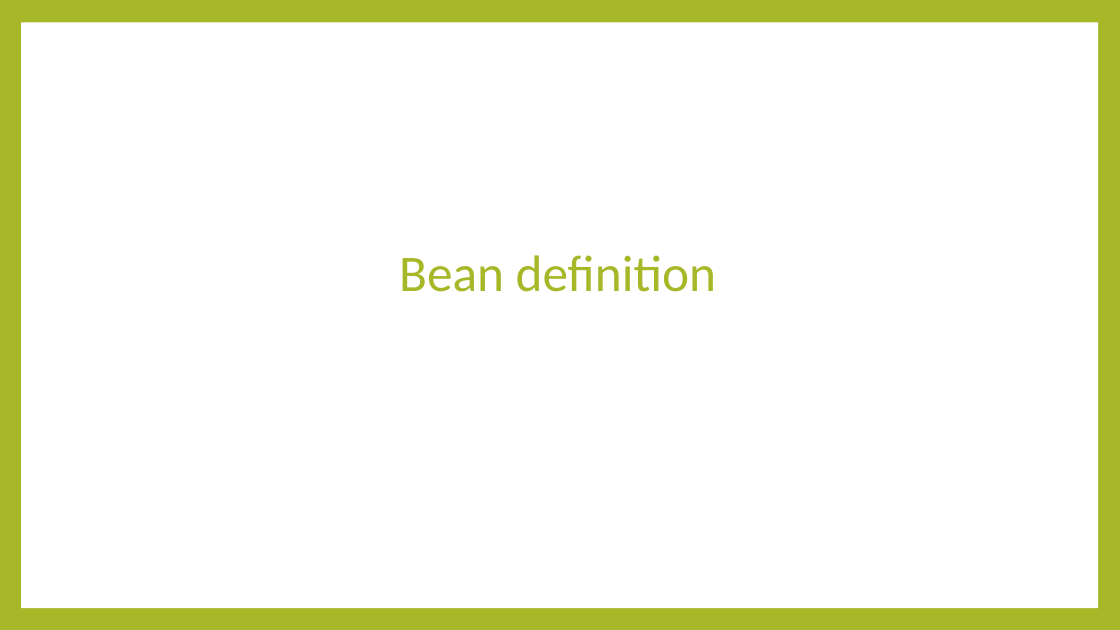
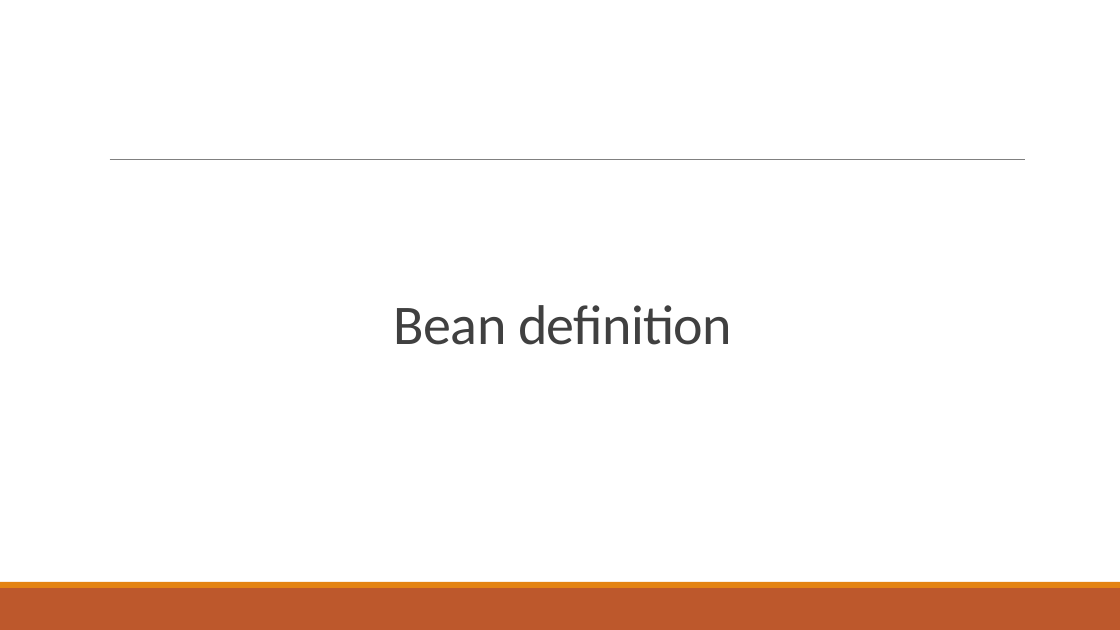
Before and after one commit to minhcnrs/JAVA_Course_Spring_Training, a slide deck: slide 44 of course/Spring-Day2.pptx (slide 43 before the commit). Drawn at 1120x630 pixels with LibreOffice and Linux fonts; fonts in the diff are those of the drawing. Boxes give left, top, right and bottom in pixels: in the first picture for what was removed or moved away, otherwise in the second. Text is boxed around its words. In the diff, an @@ line names an element or a change of style, - is before the commit and + after.

```diff
--- a/course/Spring-Day2.pptx
+++ b/course/Spring-Day2.pptx
@@ background #A6B727 to #FFFFFF @@
@@ rectangle removed at (21, 23, 1098, 608) @@
@@ line added from (110, 160) to (1026, 160), #808080 0.5 pt @@
@@ title "Bean definition": place and size @@
-title "Bean definition" at (399, 255, 716, 292)
+title "Bean definition" at (394, 305, 732, 345)
@@ title "Bean definition" at (394, 305, 732, 345): size 44 to 48 pt, text colour #A6B727 to #404040, letter spacing 0 to -0.5 pt; line spacing 0.9 to 0.85; vertical alignment middle to bottom @@
@@ rectangle added at (0, 588, 1120, 630), fill #BD582C @@
@@ rectangle added at (0, 582, 1120, 588), fill #E48312 @@
```
Also in this commit, not shown: 57 other slides changed, 3 slides added, 2 slides removed, 23 other files.
